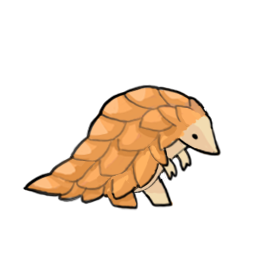
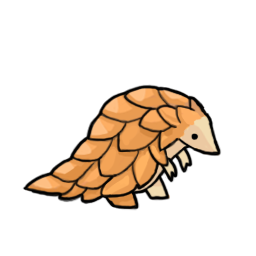
Two versions of the same layered image (256 x 256). Layer-by-layer changes:
painted on "RA" over bbox(147, 145, 179, 183)
moved "H" above "B", painted on it over bbox(169, 104, 222, 157)
painted on "B" over bbox(70, 86, 210, 198)
moved "T" above "RL 복사", painted on it over bbox(31, 142, 125, 205)
renamed "RL" to "RL 복사", moved it above "LL", painted on it over bbox(98, 169, 140, 209)
painted on "LL" over bbox(130, 160, 174, 209)
painted on "LA" over bbox(169, 140, 193, 173)
